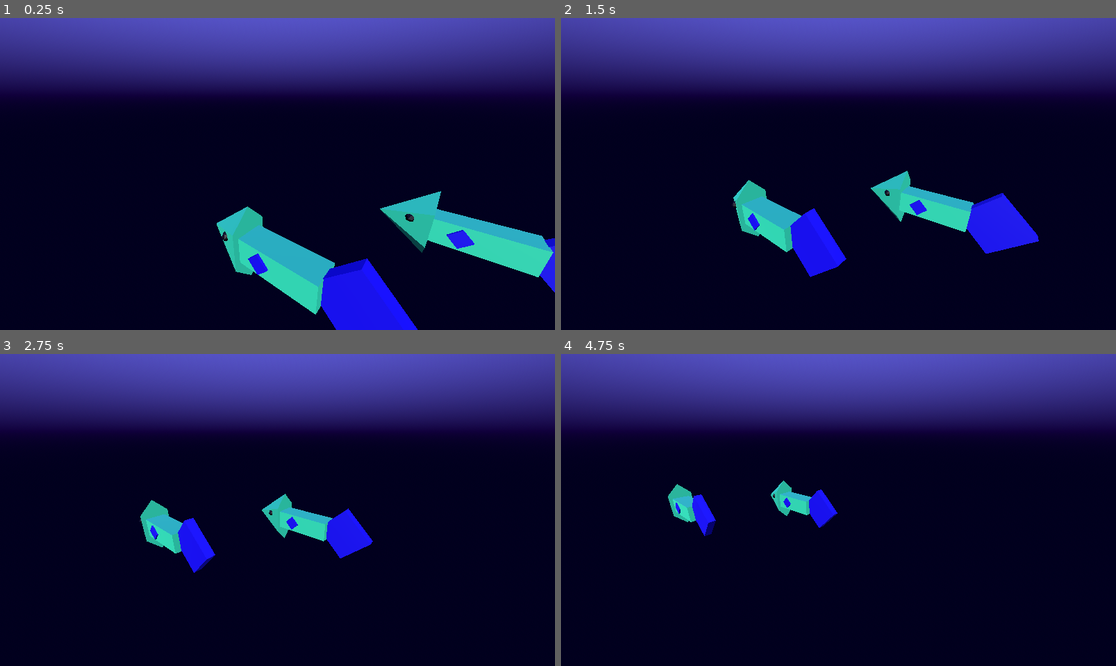
Above: before the commit, frames 1-4 (two rows, left to right).
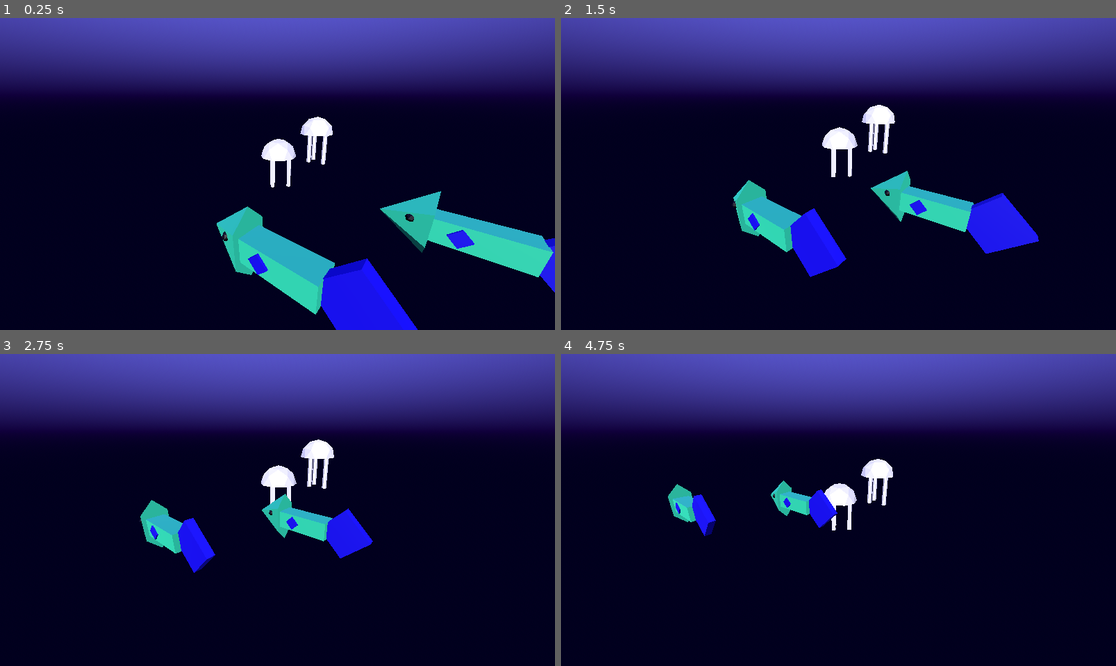
Above: after the commit, the same moments.

Repository: kennebel/RandomPlay
Game: Godot game, scene res://Scenes/world.tscn
Same seed, same stepped clock (60 frames per second), same inputs: the game is played once before the commit and once after it.
Inputs:
- Up to frame 1 (0.25 s): no input
- Up to frame 2 (1.5 s): no input
- Up to frame 3 (2.75 s): no input
- Up to frame 4 (4.75 s): no input

The runs differ from the first frame. In frame 1, 0.9% of the frame differs, in the area x 47-60%, y 31-55%; in frame 2, 1.0%, in the area x 47-61%, y 27-52%; in frame 3, 0.9%; in frame 4, 0.9%.

Commit message:
Organize a little, added jellyfish

Diff:
--- a/Prefabs/fish_base.tscn
+++ b/Prefabs/fish_base.tscn
@@ -1,9 +1,9 @@
 [gd_scene load_steps=3 format=3 uid="uid://bc6aaoxetwtwy"]
 
-[ext_resource type="Script" path="res://FishBase.gd" id="1_72g2s"]
+[ext_resource type="Script" path="res://Scripts/FishBase.gd" id="1_72g2s"]
 [ext_resource type="PackedScene" uid="uid://dwu03qf5jnvtl" path="res://Models/Fish.glb" id="2_676c7"]
 
-[node name="Node3D" type="Node3D"]
+[node name="Fish_Base" type="Node3D"]
 script = ExtResource("1_72g2s")
 
 [node name="Fish" parent="." instance=ExtResource("2_676c7")]
--- /dev/null
+++ b/Prefabs/jellyfish_base.tscn
@@ -0,0 +1,9 @@
+[gd_scene load_steps=3 format=3 uid="uid://b3y5gi2gxs6r0"]
+
+[ext_resource type="Script" path="res://Scripts/Jellyfish_Base.gd" id="1_stfa2"]
+[ext_resource type="PackedScene" uid="uid://cste1gtkpku8u" path="res://Models/Jellyfish.glb" id="2_v7ig8"]
+
+[node name="Jellyfish_Base" type="Node3D"]
+script = ExtResource("1_stfa2")
+
+[node name="Jellyfish" parent="." instance=ExtResource("2_v7ig8")]
--- a/Scenes/world.tscn
+++ b/Scenes/world.tscn
@@ -1,6 +1,7 @@
-[gd_scene load_steps=5 format=3 uid="uid://dwrh7or6aypdn"]
+[gd_scene load_steps=6 format=3 uid="uid://dwrh7or6aypdn"]
 
 [ext_resource type="PackedScene" uid="uid://bc6aaoxetwtwy" path="res://Prefabs/fish_base.tscn" id="1_0woln"]
+[ext_resource type="PackedScene" uid="uid://b3y5gi2gxs6r0" path="res://Prefabs/jellyfish_base.tscn" id="2_auhfl"]
 
 [sub_resource type="ProceduralSkyMaterial" id="ProceduralSkyMaterial_22i1h"]
 sky_top_color = Color(0.424999, 0.429018, 0.971378, 1)
@@ -28,3 +29,11 @@
 
 [node name="FishBase2" parent="." instance=ExtResource("1_0woln")]
 transform = Transform3D(1, 0, 0, 0, 1, 0, 0, 0, 1, 3.6571, 0, 3.35505)
+
+[node name="Jellyfish_Base" parent="." instance=ExtResource("2_auhfl")]
+transform = Transform3D(1, 0, 0, 0, 1, 0, 0, 0, 1, 6.13493, 0, -5.37673)
+
+[node name="Jellyfish_Base2" parent="." instance=ExtResource("2_auhfl")]
+transform = Transform3D(0.834377, 0, -0.551194, 0, 1, 0, 0.551194, 0, 0.834377, 8.6058, 1.04883, -4.35816)
+speed = 0.55
+limit = 1.2
--- /dev/null
+++ b/Scripts/Jellyfish_Base.gd
@@ -0,0 +1,17 @@
+extends Node3D
+@export var speed: float = 0.5
+@export var limit: float = 1
+var startY: float = 0
+var moveDir: int = 1
+
+# Called when the node enters the scene tree for the first time.
+func _ready():
+	print("Jelly man!")
+	startY = position.y
+
+
+# Called every frame. 'delta' is the elapsed time since the previous frame.
+func _process(delta):
+	if position.y > (startY+limit) || position.y < (startY-limit):
+		moveDir *= -1
+	position.y += delta * speed * moveDir
Binary file added: Models/Jellyfish.glb
Not shown, added: Models/Jellyfish.glb.import
Renamed: FishBase.gd -> Scripts/FishBase.gd
